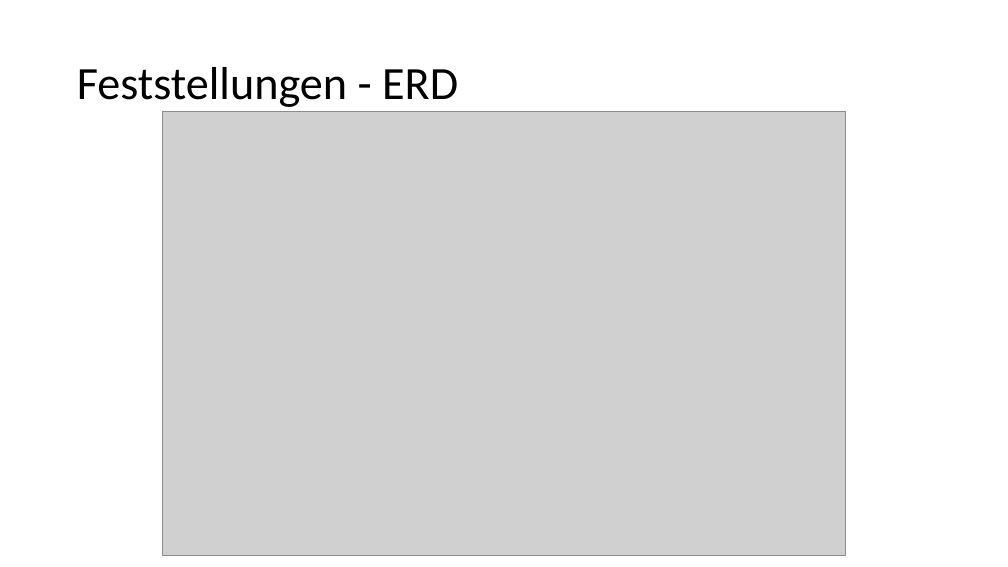
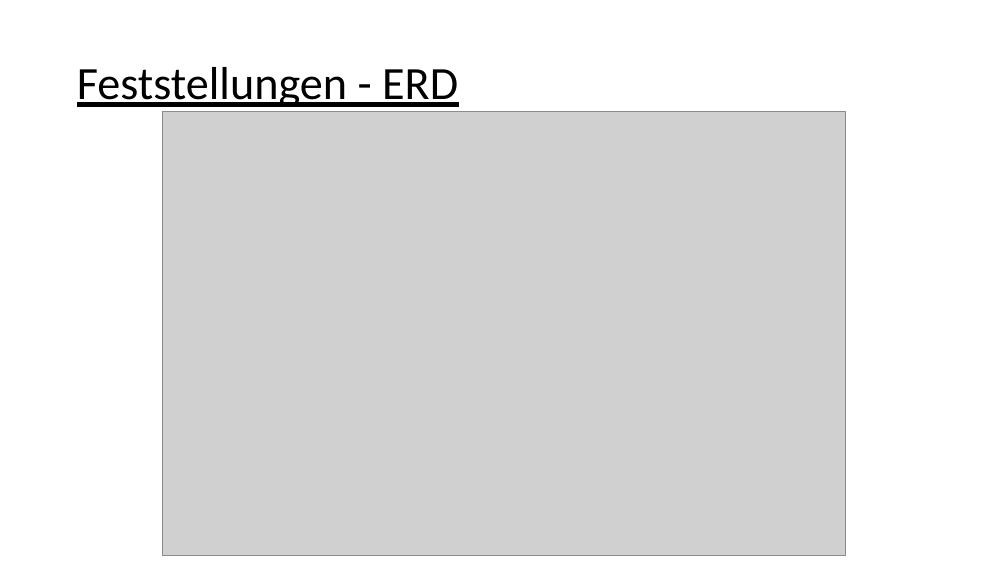
Before and after one commit to ValentinDuerk/Library_DBI_4chif, a slide deck: slide 6 of Library.pptx (slide 5 before the commit). Drawn at 1008x567 pixels with LibreOffice and Linux fonts; fonts in the diff are those of the drawing; grey boxes stand for pictures. Boxes give left, top, right and bottom in pixels: in the first picture for what was removed or moved away, otherwise in the second. Text is boxed around its words. In the diff, an @@ line names an element or a change of style, - is before the commit and + after.

```diff
--- a/Library.pptx
+++ b/Library.pptx
@@ title "Feststellungen - ERD" at <box>77,67,458,107</box>: underline on @@
```
Also in this commit, not shown: 3 other slides changed, 3 slides added, 1 other file.
